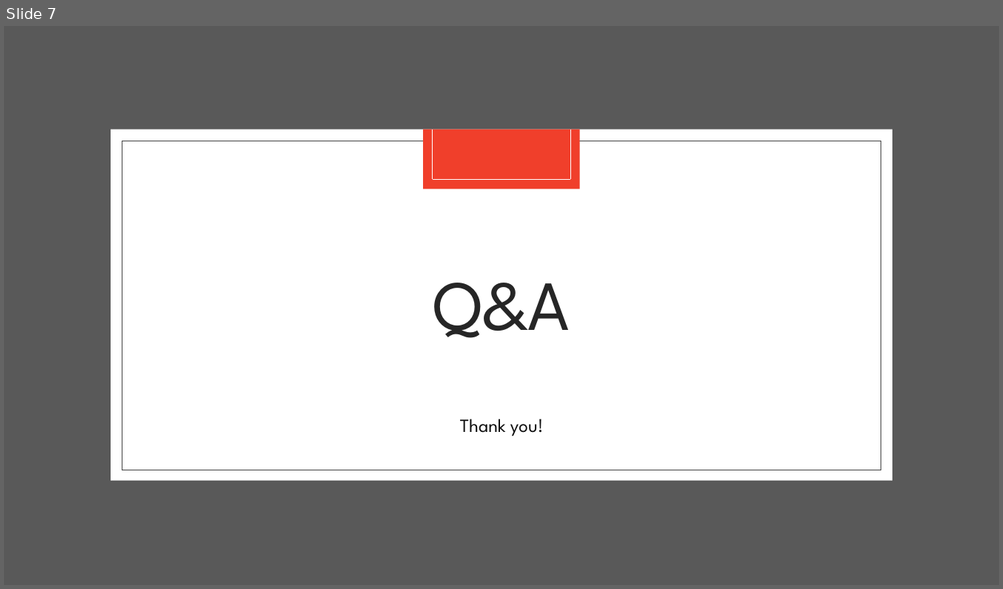
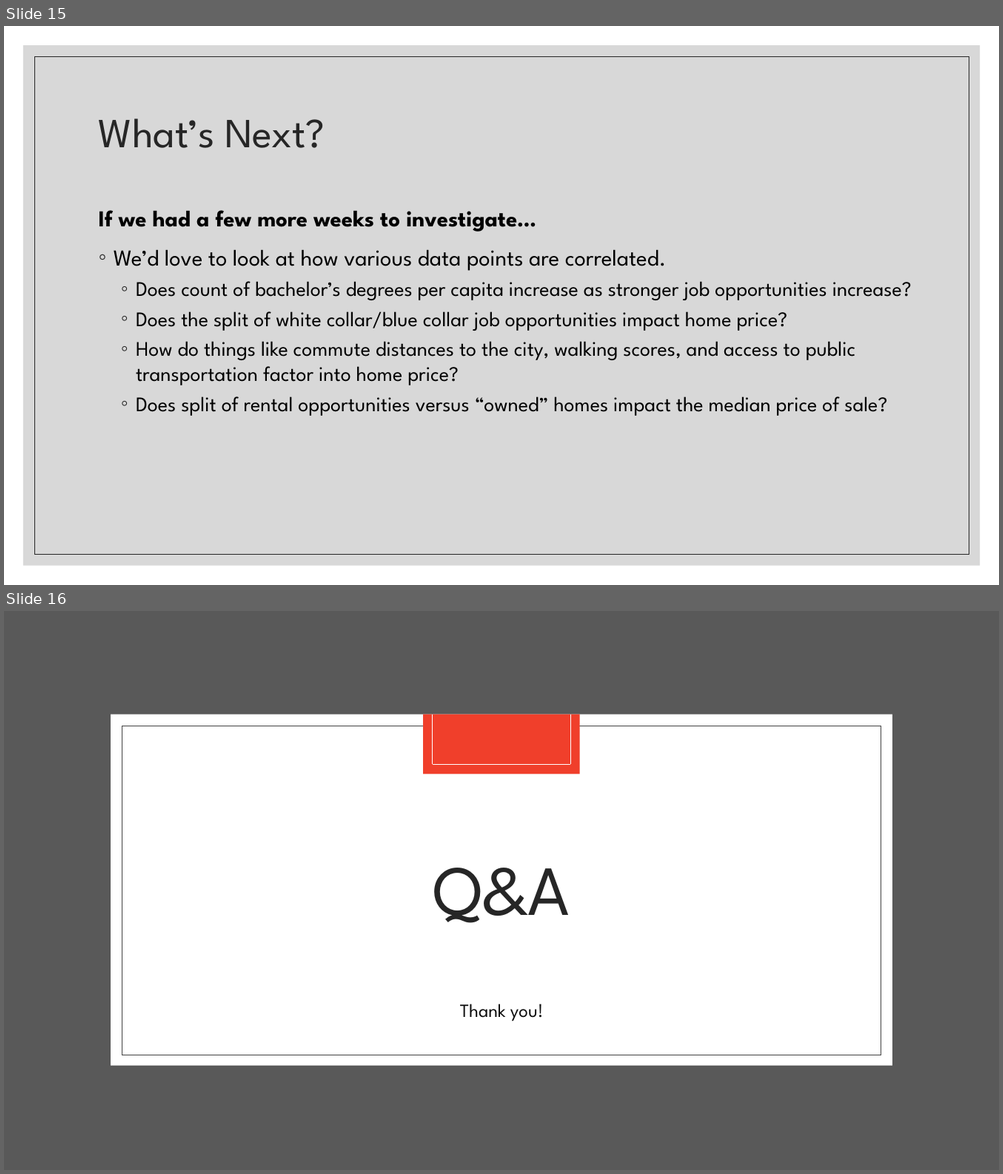
Before and after one commit to yanthedeveloper/Project1, a slide deck: Project 1 Div 101 Updated Slides.pptx. Shown one above the other, each under a label of ours: slide 7 before the commit, slides 15 and 16 after it. The pictures are 1003x589 and 1003x1174 pixels, drawn with LibreOffice and Linux fonts; fonts in the diff are those of the drawing. Boxes give left, top, right and bottom in pixels: in the first picture for what was removed or moved away, otherwise in the second. Text is boxed around its words. In the diff, an @@ line names an element or a change of style, - is before the commit and + after.

```diff
--- a/Project 1 Div 101 Updated Slides.pptx
+++ b/Project 1 Div 101 Updated Slides.pptx
@@ slide 15 added at (4, 26, 999, 585), background #FFFFFF @@
@@ rectangle added at (23, 45, 980, 566), fill #BFBFBF at 60% opacity @@
@@ rectangle added at (34, 56, 969, 555), outline #262626 0.5 pt @@
@@ title added at (99, 118, 324, 148), 40 pt, text #262626 @@
+What’s Next?
@@ text added at (99, 210, 911, 416), 20 pt, text #000000 @@
+If we had a few more weeks to investigate…
+◦ We’d love to look at how various data points are correlated.
+  ◦ Does count of bachelor’s degrees per capita increase as stronger job opportunities increase?
+  ◦ Does the split of white collar/blue collar job opportunities impact home price?
+  ◦ How do things like commute distances to the city, walking scores, and access to public transportation factor into home price?
+  ◦ Does split of rental opportunities versus “owned” homes impact the median price of sale?
@@ what was slide 7 is now slide 16 @@
```
Also in this commit, not shown: 2 slides changed, 15 other slides added, 3 slides removed, 1 other file.
